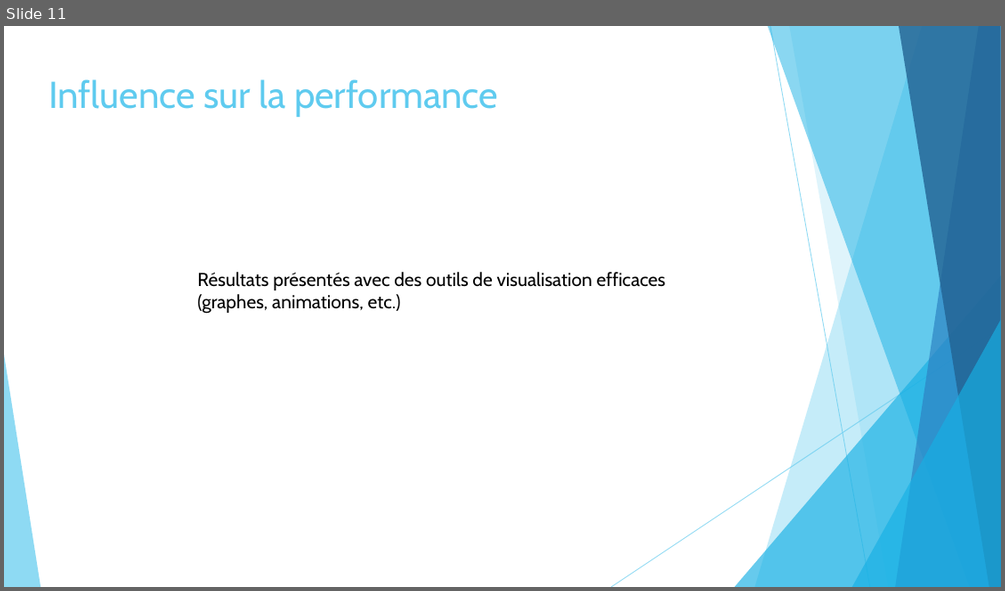
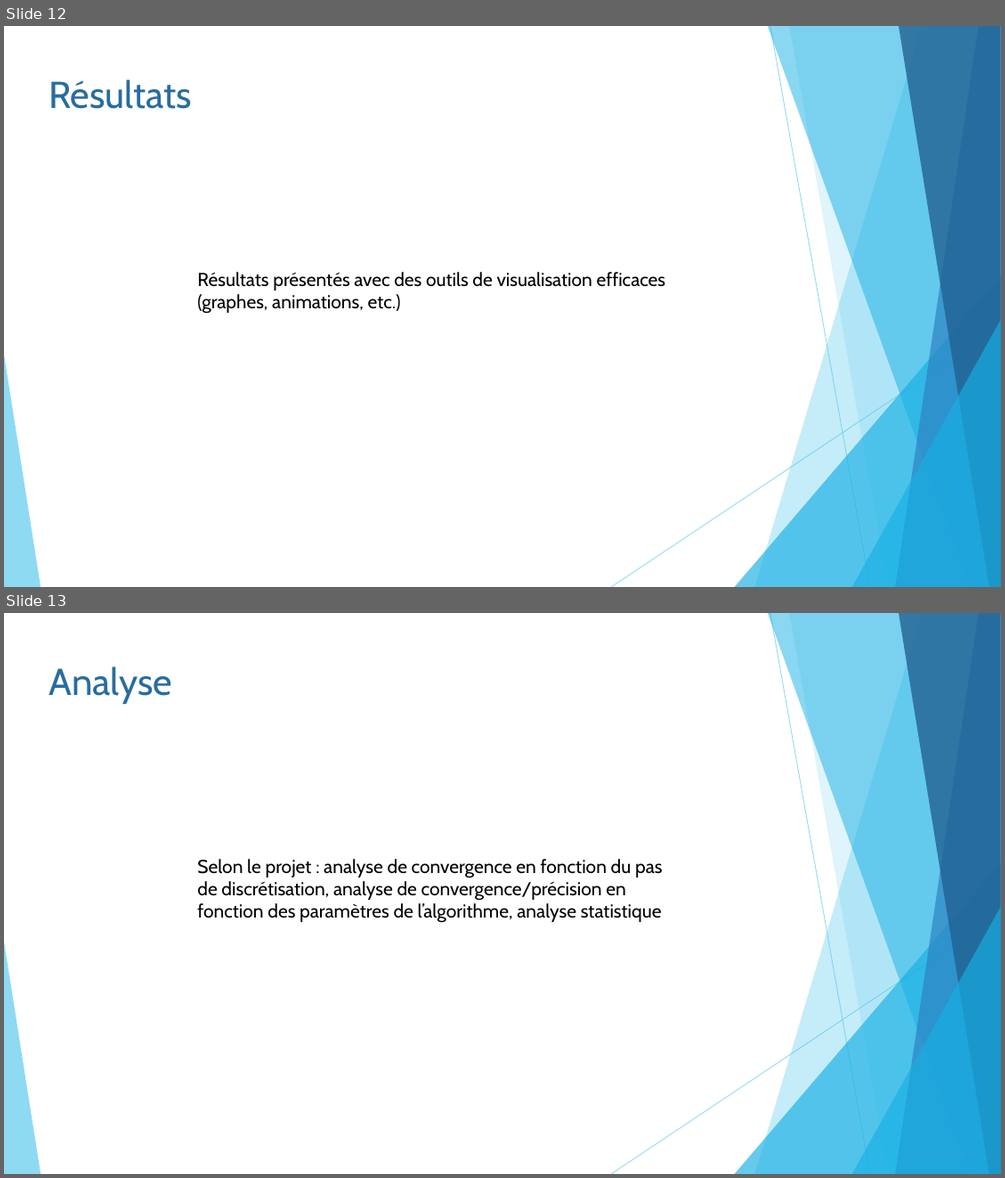
Before and after one commit to pierreluc-plt/ProjetSimulation, a slide deck: Oral/Présentation_Eq11.pptx. Shown one above the other, each under a label of ours: slide 11 before the commit, slides 12 and 13 after it. The pictures are 1005x591 and 1005x1178 pixels, drawn with LibreOffice and Linux fonts; fonts in the diff are those of the drawing. Boxes give left, top, right and bottom in pixels: in the first picture for what was removed or moved away, otherwise in the second. Text is boxed around its words. In the diff, an @@ line names an element or a change of style, - is before the commit and + after.

```diff
--- a/Oral/Présentation_Eq11.pptx
+++ b/Oral/Présentation_Eq11.pptx
@@ slide 13 added at [4,613,1001,1174], background #FFFFFF; not listed: 10 template elements that a slide beside it also shows @@
@@ text added at [48,666,172,704], 36 pt, text #286D9F @@
+Analyse
@@ text added at [197,859,662,923], 18 pt, text #000000 @@
+Selon le projet : analyse de convergence en fonction du pas de discrétisation, analyse de convergence/précision en fonction des paramètres de l’algorithme, analyse statistique
@@ what was slide 11 is now slide 12 @@
@@ slide 12 changed as well @@
@@ text at [48,79,192,109]: text changed; text colour #5FCBEF to #286D9F @@
-Influence sur la performance
+Résultats
```
Also in this commit, not shown: 10 other slides changed, 5 other slides added.
